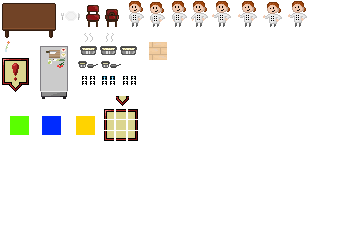
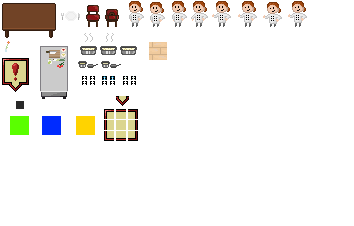
Before/after of a 354px x 226px layered artwork. What changed in the layer stack:
painted on "dialog box" over [16, 101, 24, 109]
